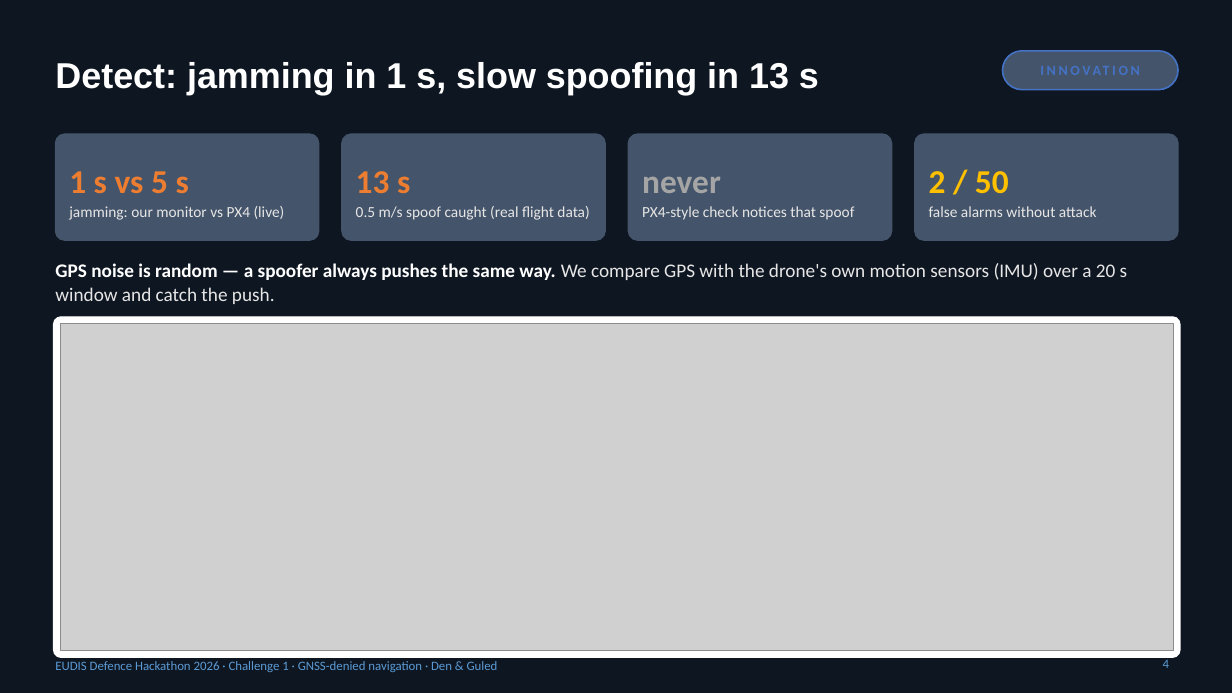
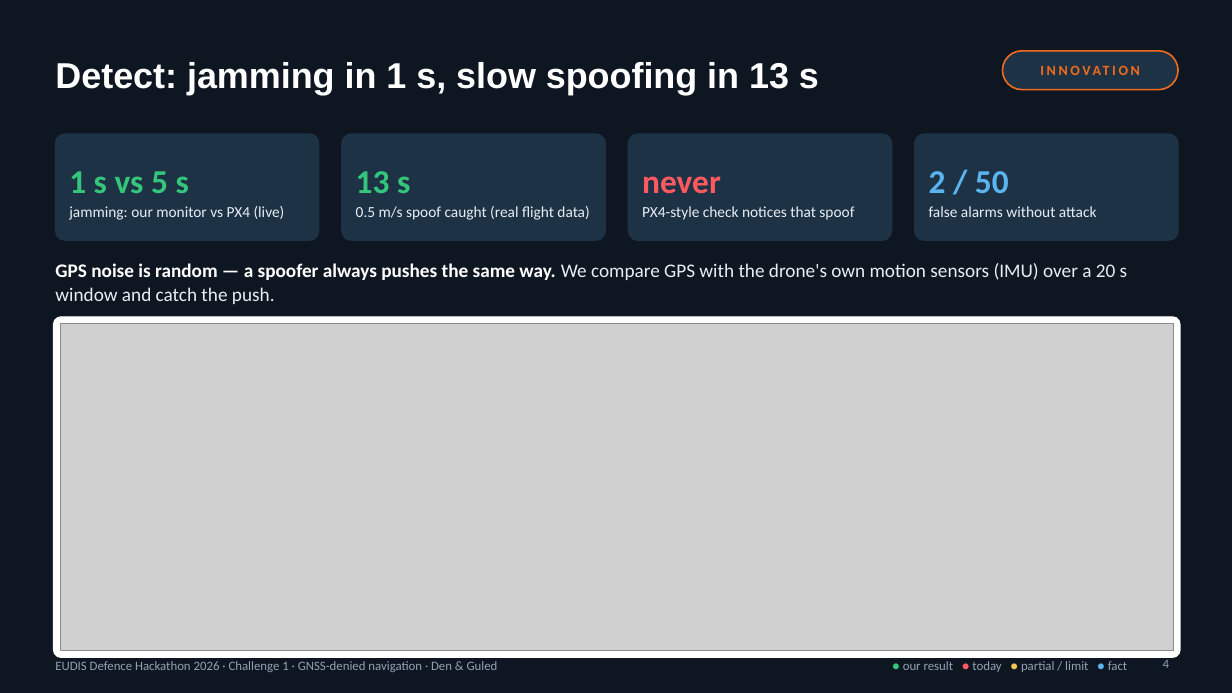
Before and after one commit to Mattheuszu/eudis-challenge1, a slide deck: slide 4 of pitch/GPS_Under_Attack_pitch.pptx. Drawn at 1232x693 pixels with LibreOffice and Linux fonts; fonts in the diff are those of the drawing; grey boxes stand for pictures. Boxes give left, top, right and bottom in pixels: in the first picture for what was removed or moved away, otherwise in the second. Text is boxed around its words. In the diff, an @@ line names an element or a change of style, - is before the commit and + after.

```diff
--- a/pitch/GPS_Under_Attack_pitch.pptx
+++ b/pitch/GPS_Under_Attack_pitch.pptx
@@ text "INNOVATION" at [1003, 51, 1178, 90]: text colour #4472C4 to #F26B1D @@
@@ rounded rectangle at [1003, 51, 1178, 90]: fill #44546A to #1E3246; outline #4472C4 1.25 pt to #F26B1D 1.25 pt @@
@@ text "1 s vs 5 s" at [69, 171, 189, 193]: text colour #ED7D31 to #34C77B @@
@@ text "13 s" at [356, 171, 410, 193]: text colour #ED7D31 to #34C77B @@
@@ text "never" at [642, 176, 721, 194]: text colour #A5A5A5 to #FF5A5F @@
@@ fill #44546A to #1E3246; outline #44546A 1 pt to #1E3246 1 pt in 4 elements at [55, 134, 319, 240], [342, 134, 605, 240], [628, 134, 892, 240], [915, 134, 1178, 240] @@
@@ text "2 / 50" at [929, 171, 1009, 193]: text colour #FFC000 to #5AB4F0 @@
@@ text colour #E7E6E6 to #E8EDF2 in 4 elements at [69, 206, 285, 220], [356, 206, 589, 220], [642, 206, 854, 220], [929, 206, 1097, 217] @@
@@ text "EUDIS Defence Hackathon 2026 · ..." at [55, 661, 498, 672]: text colour #5B9BD5 to #93A1B3 @@
@@ page number at [1163, 660, 1169, 668]: text colour #5B9BD5 to #93A1B3 @@
@@ text added at [903, 661, 1127, 672], 10 pt, text #93A1B3 @@
+● our result ● today ● partial / limit ● fact
```
Also in this commit, not shown: 12 other slides changed, 2 other files.
